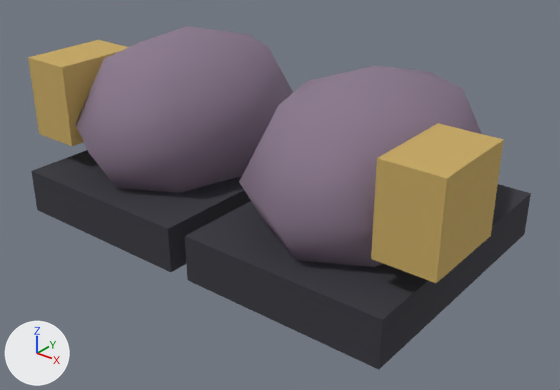
The glTF model public/assets/island/characters/wear/x2_shoes_reef_sample_low.glb: old version first, new version second.
The view is the same before and after, from a 50 mm camera at (0.643, -0.713, 0.545) aimed at (0.029, 0.054, 0.069). The lights are fixed; the arrows at lower left show +X, +Y and +Z. The first picture is the older version. Both versions are drawn at the pose saved in each file; the numbers are the values there. Vertices at exactly the same position are counted once.
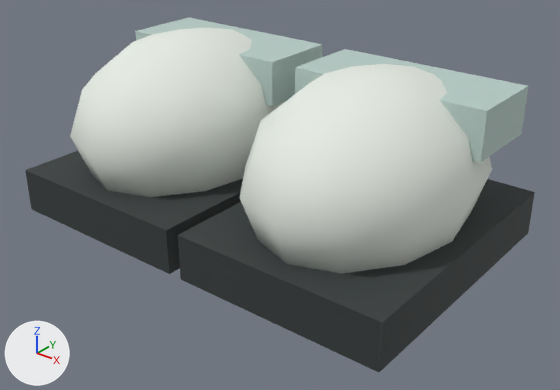
What differs and where, as boxes [x1, y1, x2, y2] in the pictures (560 x 390 px):
'Mesh_0', recoloured, reshaped (16% narrower, 28% shorter)
    before: [28, 26, 531, 370]
    after: [70, 27, 492, 274]
'Mesh_1', added
    after: [25, 18, 535, 372]
part 1 of me_mesh_0, added
    after: [70, 27, 286, 197]
part 2 of me_mesh_0, added
    after: [239, 64, 492, 274]
part 3 of me_mesh_0, deleted
    before: [76, 26, 293, 193]
part 4 of me_mesh_0, deleted
    before: [239, 66, 482, 267]
part 5 of me_mesh_0, deleted
    before: [185, 184, 531, 370]
part 6 of me_mesh_0, deleted
    before: [371, 123, 504, 283]
part 7 of me_mesh_0, deleted
    before: [31, 150, 251, 272]
part 8 of me_mesh_0, deleted
    before: [28, 40, 128, 146]

The change, as a diff of the scene's bpy script:
```diff
--- a/public/assets/island/characters/wear/x2_shoes_reef_sample_low.glb.py
+++ b/public/assets/island/characters/wear/x2_shoes_reef_sample_low.glb.py
@@ mat_primary @@
 n0 = _N.new('ShaderNodeBsdfPrincipled'); n0.name = 'Principled BSDF'
+n0.inputs[0].default_value = (0.799, 0.847, 0.784, 1.0)  # 'Base Color', white #e7ede5
 n0.inputs[2].default_value = 0.96  # 'Roughness'
 n1 = _N.new('ShaderNodeOutputMaterial'); n1.name = 'Material Output'
-n2 = _N.new('ShaderNodeMix'); n2.name = 'Mix'
-n2.data_type = 'RGBA'
-n2.blend_type = 'MULTIPLY'
-n2.inputs[0].default_value = 1.0  # 'Factor'
-n2.inputs[7].default_value = (0.254, 0.188, 0.266, 1.0)  # 'B', grey #8a788d
-n3 = _N.new('ShaderNodeVertexColor'); n3.name = 'Color Attribute'
 _L.new(n0.outputs[0], n1.inputs[0])  # 'BSDF' to 'Surface'
-_L.new(n2.outputs[2], n0.inputs[0])  # 'Result' to 'Base Color'
-_L.new(n3.outputs[0], n2.inputs[6])  # 'Color' to 'A'
@@ mat_footwear_fixed_palette @@
+mat_footwear_fixed_palette = bpy.data.materials.new('Footwear fixed palette')
+mat_footwear_fixed_palette.use_nodes = True; mat_footwear_fixed_palette.node_tree.nodes.clear()
+_N = mat_footwear_fixed_palette.node_tree.nodes; _L = mat_footwear_fixed_palette.node_tree.links
+n0 = _N.new('ShaderNodeBsdfPrincipled'); n0.name = 'Principled BSDF'
+n0.inputs[2].default_value = 0.78  # 'Roughness'
+n1 = _N.new('ShaderNodeOutputMaterial'); n1.name = 'Material Output'
+n2 = _N.new('ShaderNodeVertexColor'); n2.name = 'Color Attribute'
+_L.new(n0.outputs[0], n1.inputs[0])  # 'BSDF' to 'Surface'
+_L.new(n2.outputs[0], n0.inputs[0])  # 'Color' to 'Base Color'
@@ me_mesh_0 @@
-me_mesh_0.from_pydata(...)  # 84 vertices, 144 faces; spans x -0.341..0.34, y -0.12..0.271, z 0.005..0.275
+me_mesh_0.from_pydata(...)  # 124 vertices, 240 faces; spans x -0.306..0.304, y -0.122..0.269, z 0.009..0.269
+# me_mesh_0 part 1: a new loose piece, a UV sphere (12 segments, 6 rings, poles along z) spanning x -0.306..-0.016, y -0.122..0.269, z 0.009..0.269, in mat_primary (white #e7ede5)
+# me_mesh_0 part 2: a new loose piece, a UV sphere (12 segments, 6 rings, poles along z) spanning x 0.014..0.304, y -0.122..0.269, z 0.009..0.269, in mat_primary (white #e7ede5)
+# me_mesh_0 part 3: the loose piece of 26 vertices spanning x -0.306..-0.016, y -0.12..0.271, z 0.005..0.275 is deleted
+# me_mesh_0 part 4: the loose piece of 26 vertices spanning x 0.015..0.305, y -0.12..0.271, z 0.005..0.275 is deleted
+# me_mesh_0 part 5: the loose piece of 8 vertices spanning x 0.015..0.305, y -0.12..0.271, z 0.008..0.073 is deleted
+# me_mesh_0 part 6: the loose piece of 8 vertices spanning x 0.26..0.34, y -0.075..0.056, z 0.11..0.23 is deleted
+# me_mesh_0 part 7: the loose piece of 8 vertices spanning x -0.306..-0.016, y -0.12..0.271, z 0.008..0.073 is deleted
+# me_mesh_0 part 8: the loose piece of 8 vertices spanning x -0.341..-0.261, y -0.075..0.056, z 0.11..0.23 is deleted
 me_mesh_0.materials.append(mat_primary)
-me_mesh_0.materials.append(mat_fixed)
@@ ob_mesh_1 @@
+ob_mesh_1 = bpy.data.objects.new('Mesh_1', me_mesh_1)  # 96 vertices, 176 faces; spans x -0.311..0.309, y -0.126..0.273, z 0.011..0.242
+ob_mesh_1.location = (0.0, 0.0, 0.0)
```
